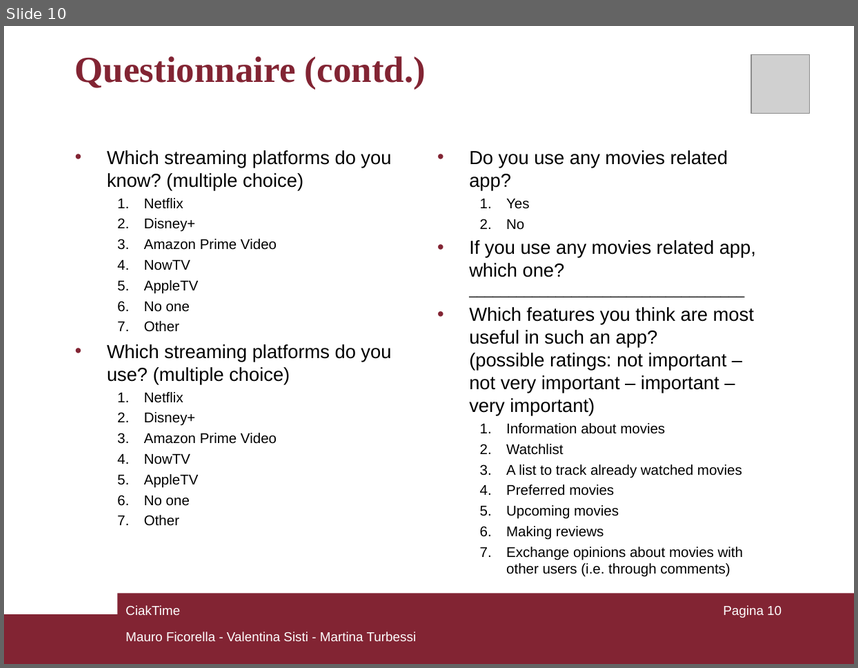
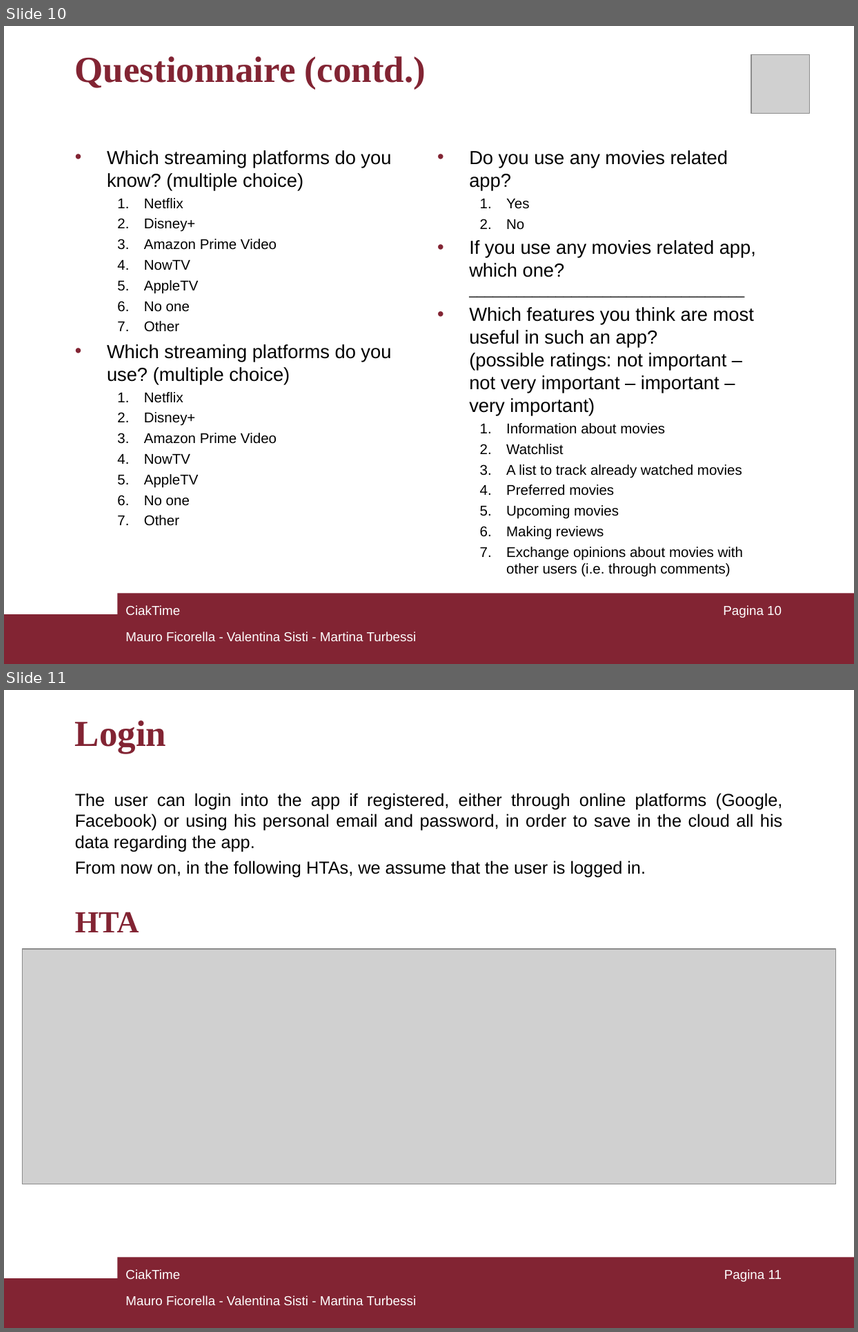
Before and after one commit to mauroficorella/Human-Computer-Interaction, a slide deck: Documentazione/CiakTime_HCI.ppt. Shown one above the other, each under a label of ours: slide 10 before the commit, slides 10 and 11 after it. The pictures are 858x668 and 858x1332 pixels, drawn with LibreOffice and Linux fonts; fonts in the diff are those of the drawing; grey boxes stand for pictures. Boxes give left, top, right and bottom in pixels: in the first picture for what was removed or moved away, otherwise in the second. Text is boxed around its words. In the diff, an @@ line names an element or a change of style, - is before the commit and + after.

Commit message:
update htas pdf

```diff
--- a/Documentazione/CiakTime_HCI.ppt
+++ b/Documentazione/CiakTime_HCI.ppt
@@ slide 11 added at [4,690,854,1328], background #FFFFFF; not listed: 2 template elements that a slide beside it also shows @@
@@ text added at [75,720,166,753], 31 pt, text #822433, bold @@
+Login
@@ text added at [75,793,783,878], 14.8 pt, text #000000 @@
+The user can login into the app if registered, either through online platforms (Google, Facebook) or using his personal email and password, in order to save in the cloud all his data regarding the app.
+From now on, in the following HTAs, we assume that the user is logged in.
@@ text added at [75,911,139,932], 25.9 pt, text #822433, bold @@
+HTA
@@ picture added at [22,949,835,1184] @@
@@ text added at [125,1269,180,1279], 11 pt, text #FFFFFF @@
+CiakTime
@@ page number added at [724,1269,782,1281], 11 pt, text #FFFFFF @@
+Pagina 11
@@ text added at [125,1295,417,1305], 11 pt, text #FFFFFF @@
+Mauro Ficorella - Valentina Sisti - Martina Turbessi
```
Also in this commit, not shown: 4 slides changed, 3 other files.
